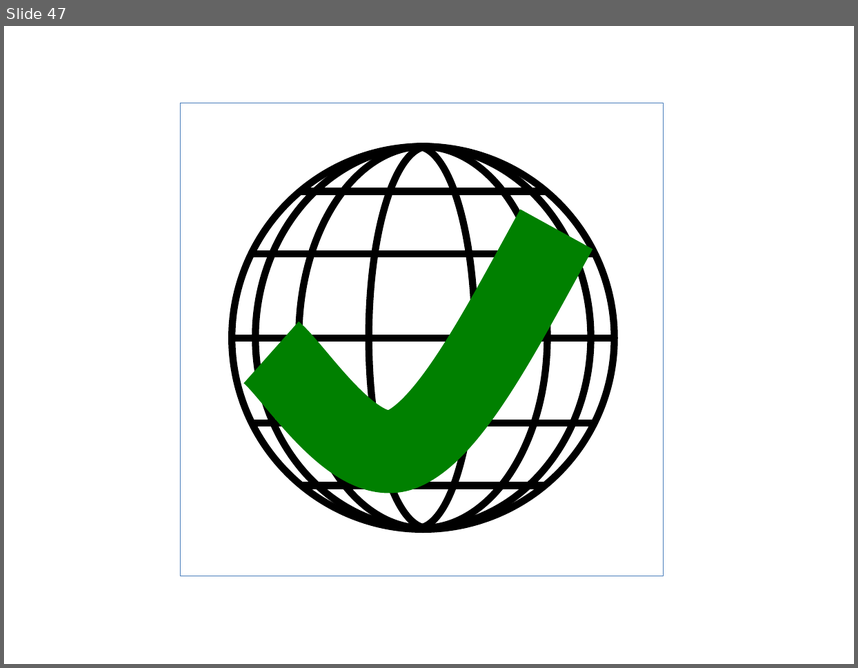
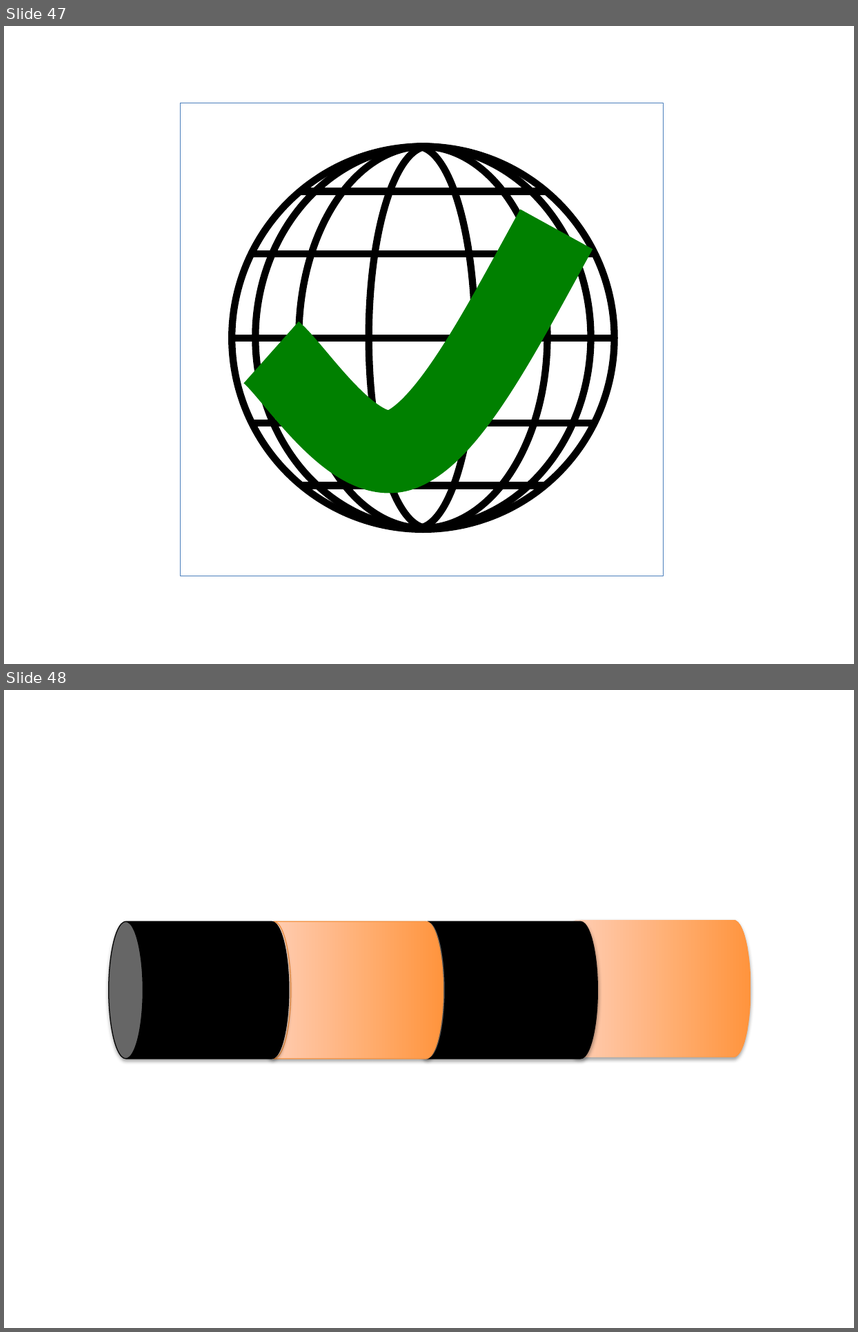
Before and after one commit to nasa/DERT, a slide deck: dert/doc/Icons.pptx. Shown one above the other, each under a label of ours: slide 47 before the commit, slides 47 and 48 after it. The pictures are 858x668 and 858x1332 pixels, drawn with LibreOffice and Linux fonts; fonts in the diff are those of the drawing. Boxes give left, top, right and bottom in pixels: in the first picture for what was removed or moved away, otherwise in the second. Text is boxed around its words. In the diff, an @@ line names an element or a change of style, - is before the commit and + after.

```diff
--- a/dert/doc/Icons.pptx
+++ b/dert/doc/Icons.pptx
@@ slide 48 added at <box>4,690,854,1328</box>, background #FFFFFF @@
@@ cylinder added at <box>109,922,289,1058</box>, fill #000000, outline #000000 0.75 pt @@
@@ cylinder added at <box>257,921,443,1058</box>, fill gradient #FF953E to #FFD2BD, outline #F69240 0.75 pt @@
@@ cylinder added at <box>411,922,598,1058</box>, fill #000000, outline #000000 0.75 pt @@
@@ cylinder added at <box>560,920,751,1057</box>, fill gradient #FF953E to #FFD2BD @@
```
Also in this commit, not shown: 2 other files.
